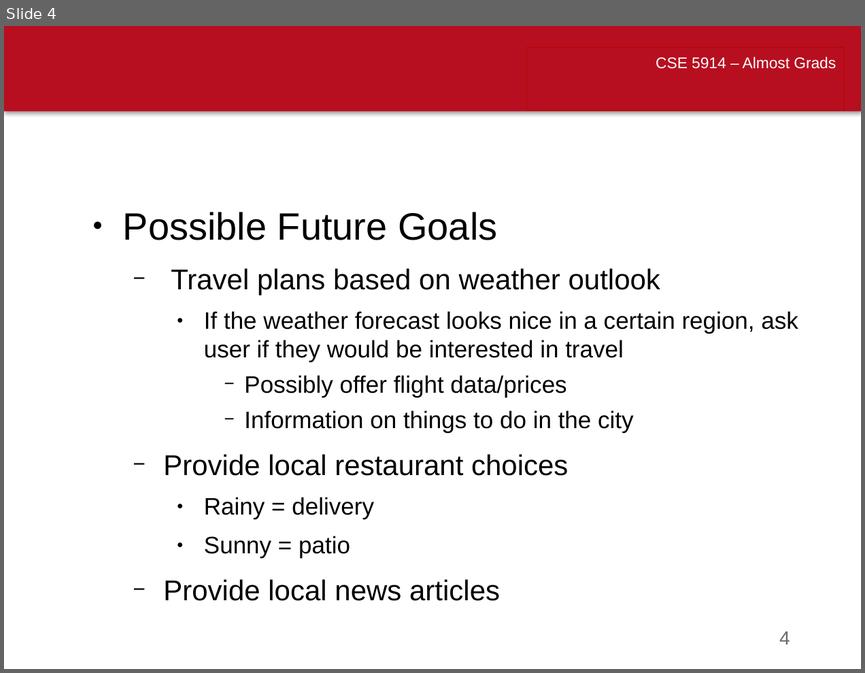
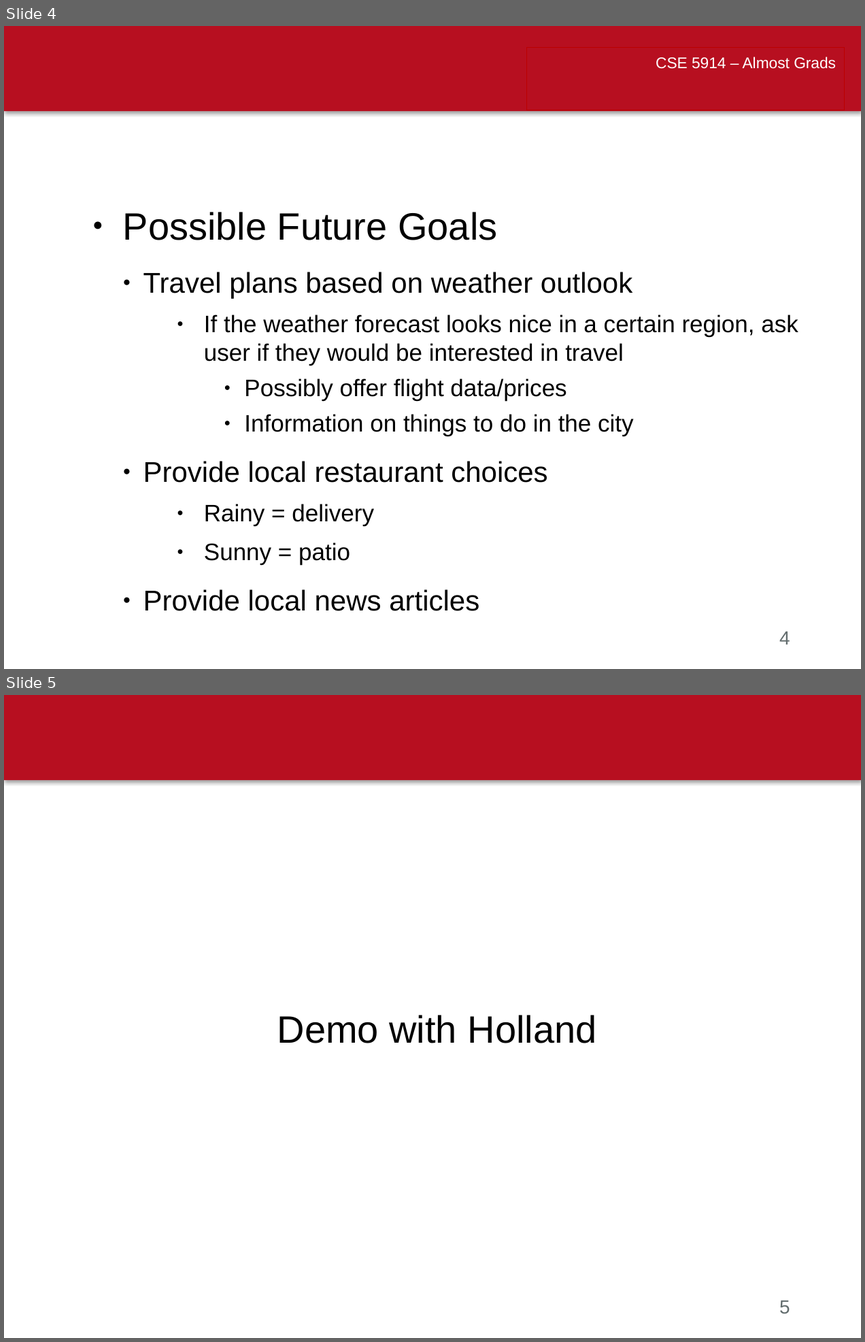
Before and after one commit to almost-grads/watson-project, a slide deck: cse_5914_almost_grads_ckpt_1.pptx. Shown one above the other, each under a label of ours: slide 4 before the commit, slides 4 and 5 after it. The pictures are 865x673 and 865x1342 pixels, drawn with LibreOffice and Linux fonts; fonts in the diff are those of the drawing; background and template pictures are left out. Boxes give left, top, right and bottom in pixels: in the first picture for what was removed or moved away, otherwise in the second. Text is boxed around its words. In the diff, an @@ line names an element or a change of style, - is before the commit and + after.

```diff
--- a/cse_5914_almost_grads_ckpt_1.pptx
+++ b/cse_5914_almost_grads_ckpt_1.pptx
@@ slide 5 added at [4, 695, 861, 1338], background #FFFFFF; not listed: 2 template elements that a slide beside it also shows @@
@@ text added at [277, 1015, 597, 1043], 32 pt, text #000000 @@
+Demo with Holland
@@ slide 4 changed as well @@
@@ text in rectangle at [143, 271, 634, 611]: bullet − to ●; list level 2 to 3 in "Travel plans based on weather ..."; list level 4 to 8 in "Possibly offer flight data/prices"; list level 4 to 8 in "Information on things to do ..."; list level 2 to 3 in "Provide local restaurant choices"; list level 2 to 3 in "Provide local news articles" @@
```
Also in this commit, not shown: 3 other slides changed.
